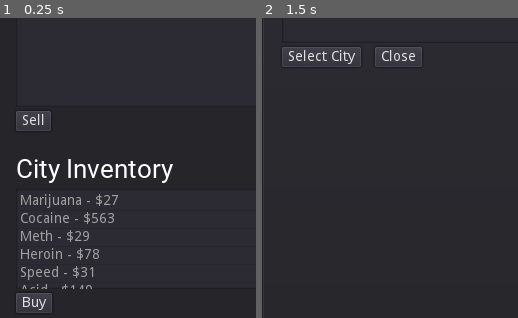
Above: before the commit, frames 1-2 (left to right).
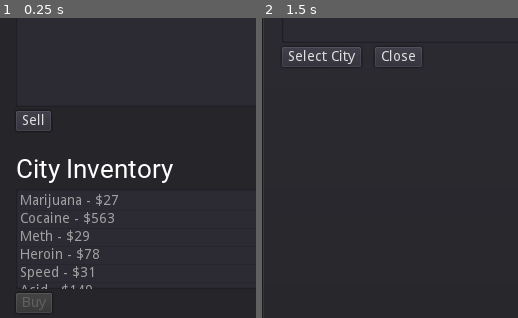
Above: after the commit, the same moments.

Repository: majormunky/GodotDrugWars
Game: Godot game, scene res://Main.tscn
The game is run twice, just before and just after one commit, with the same random seed, the same clock (stepped at 60 frames per second) and the same inputs.
Inputs:
- Up to frame 1 (0.25 s): no input
- Up to frame 2 (1.5 s): click "Change City" at 0.5 s; click "Sell" at 1.25 s
The pictures show only the part of the screen within x 0-50%, y 38-88%; the shares and areas given below are measured in that part.

The runs differ from the first frame. In frame 1, 0.2% of the frame differs, in the area x 8-18%, y 93-98%; in frame 2, nothing differs.

Commit message:
By default the buy button is now disabled until the user selects an item

Diff:
--- a/Main.gd
+++ b/Main.gd
@@ -8,6 +8,7 @@
 onready var buy_sell_dialog = $BuySellDrugDialog
 onready var message_box = $VBoxContainer/MessageBox
 onready var day_label = $VBoxContainer/HBoxContainer4/DayLabel
+onready var buy_button = $VBoxContainer/HBoxContainer3/BuyDrugDialogButton
 
 var player_money = 1500
 var drugs = [
@@ -38,7 +39,11 @@
 
 	city_chooser.connect("go_to_city", self, "_on_new_city_selected")
 	buy_sell_dialog.connect("buy_drugs", self, "_on_BuySellDrugDialog_buy_drugs")
+	city_drug_list.connect("item_selected", self, "_on_drug_item_selected")
 
+
+func _on_drug_item_selected(_index):
+	buy_button.disabled = false
 
 func _on_new_city_selected(_new_city):
 	update_current_city_label()
--- a/Main.tscn
+++ b/Main.tscn
@@ -131,6 +131,7 @@
 [node name="BuyDrugDialogButton" type="Button" parent="VBoxContainer/HBoxContainer3"]
 margin_right = 36.0
 margin_bottom = 20.0
+disabled = true
 text = "Buy"
 
 [node name="MessageBox" type="RichTextLabel" parent="VBoxContainer"]
